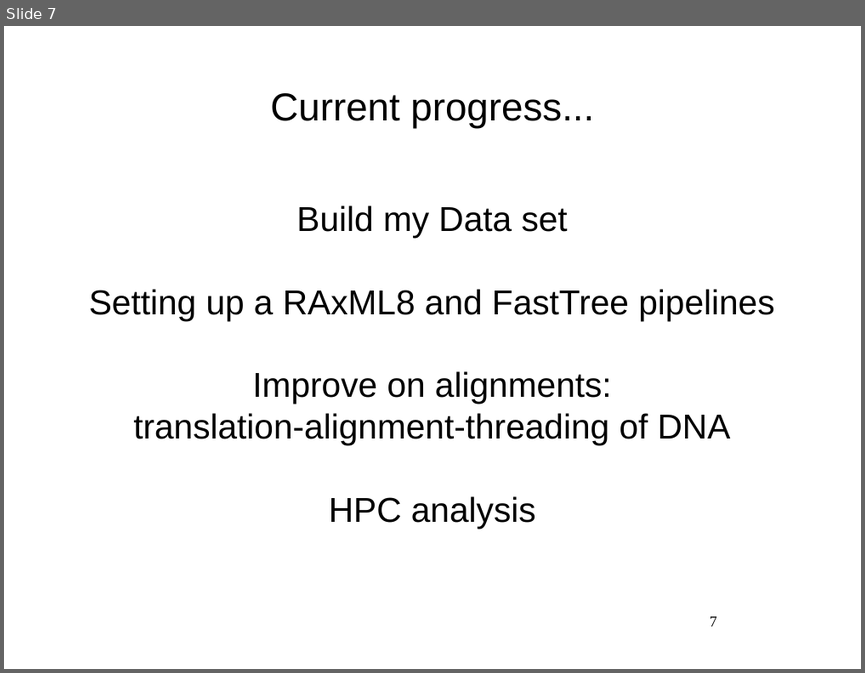
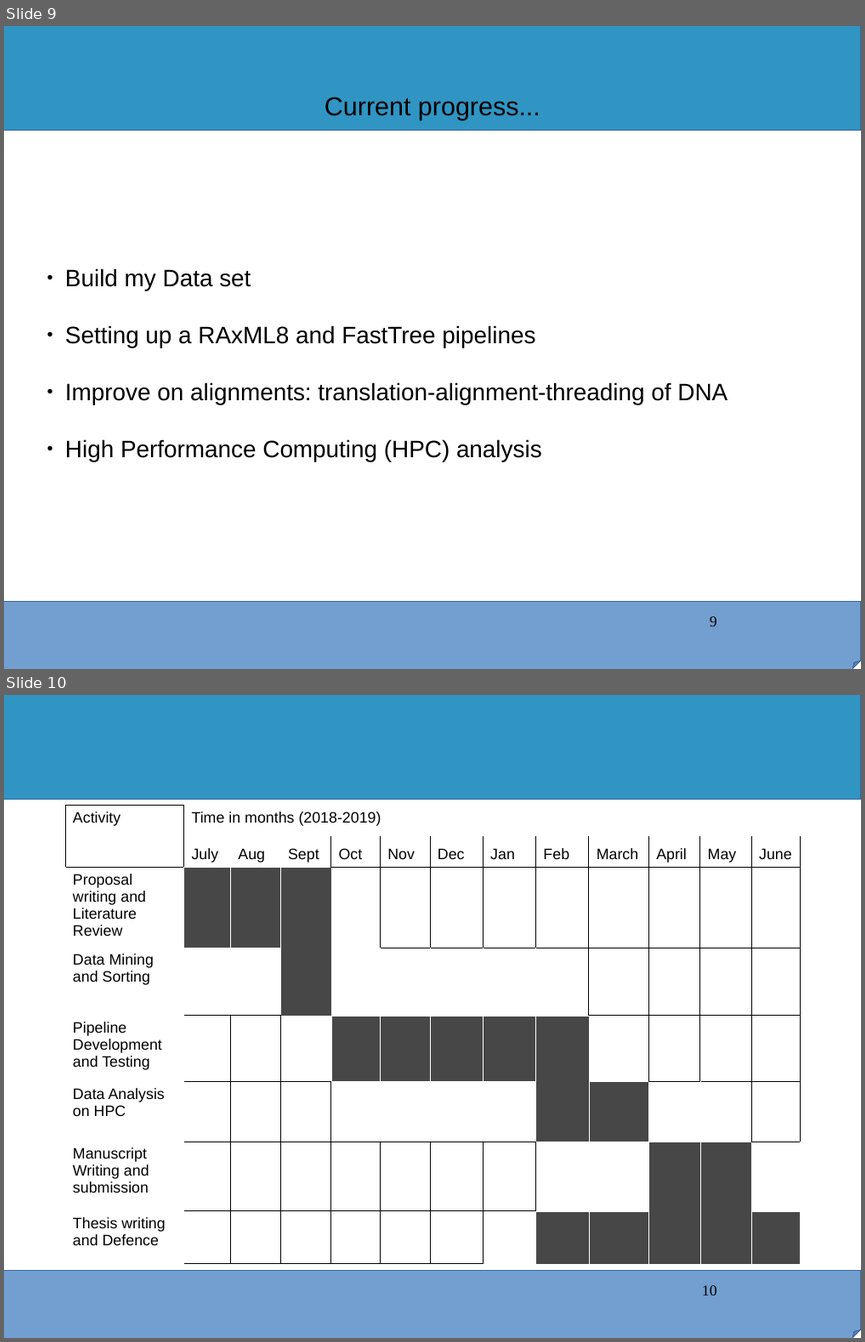
Before and after one commit to kibet-gilbert/co1_metaanalysis, a slide deck: icipe_progress_report.odp. Shown one above the other, each under a label of ours: slide 7 before the commit, slides 9 and 10 after it. The pictures are 865x673 and 865x1342 pixels, drawn with LibreOffice and Linux fonts; fonts in the diff are those of the drawing; background and template pictures are left out. Boxes give left, top, right and bottom in pixels: in the first picture for what was removed or moved away, otherwise in the second. Text is boxed around its words. In the diff, an @@ line names an element or a change of style, - is before the commit and + after.

```diff
--- a/icipe_progress_report.odp
+++ b/icipe_progress_report.odp
@@ slide 10 added at box(4, 695, 861, 1338), background #FFFFFF; not listed: 2 template elements that a slide beside it also shows @@
@@ table added at box(65, 805, 800, 1259), 8 rows, 13 columns @@
+Activity | Time in months (2018-2019) |  |  |  |  |  |  |  |  |  |  | 
+ | July | Aug | Sept | Oct | Nov | Dec | Jan | Feb | March | April | May | June
+Proposal writing and Literature Review |  |  |  |  |  |  |  |  |  |  |  | 
+Data Mining and Sorting |  |  |  |  |  |  |  |  |  |  |  | 
+Pipeline Development and Testing |  |  |  |  |  |  |  |  |  |  |  | 
+Data Analysis on HPC |  |  |  |  |  |  |  |  |  |  |  | 
+Manuscript Writing and submission |  |  |  |  |  |  |  |  |  |  |  | 
+Thesis writing and Defence |  |  |  |  |  |  |  |  |  |  |  | 
@@ page number added at box(702, 1285, 717, 1295), 14 pt, text #000000 @@
+10
@@ what was slide 7 is now slide 9 @@
@@ slide 9 changed as well @@
@@ rectangle added at box(4, 26, 861, 131), fill #3095C3, outline #3465A4 0 pt @@
@@ title "Current progress..." at box(324, 97, 540, 120): size 36 to 24 pt @@
@@ subtitle at box(65, 268, 535, 347): size 32 to 22 pt in "Build my Data set", "Setting up a RAxML8 and FastTree pipelines"; alignment centre to left; bullet none to ● @@
@@ subtitle at box(65, 382, 727, 462): text changed; size 32 to 22 pt @@
-Improve on alignments:
-translation-alignment-threading of DNA
-HPC analysis
+● Improve on alignments: translation-alignment-threading of DNA
+● High Performance Computing (HPC) analysis
@@ folded corner added at box(4, 601, 861, 669), fill #729FCF, outline #3465A4 0 pt @@
@@ page number at box(710, 616, 717, 626): text changed @@
-7
+9
```
Also in this commit, not shown: 5 other slides changed, 4 other slides added, 2 slides removed, 3 other files.
